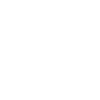
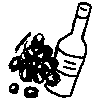
Before/after of a 100px x 100px layered artwork. What changed in the layer stack:
showed "图层 34", painted on it over (x1=8, y1=2, x2=92, y2=98)
